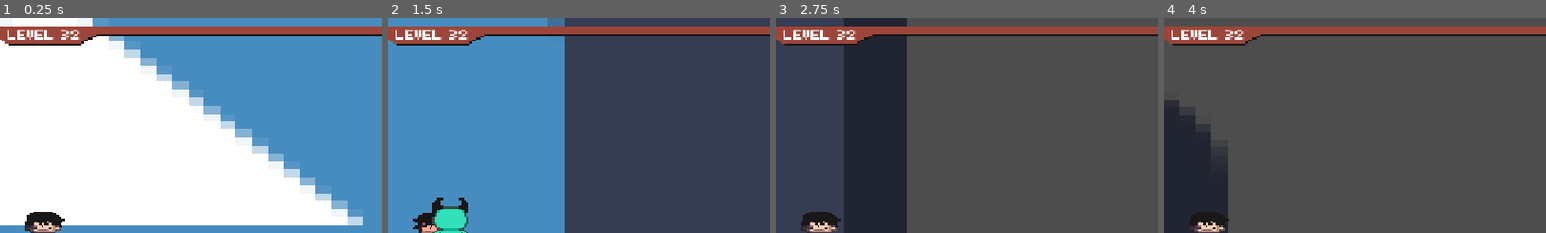
Above: before the commit, frames 1-4 (left to right).
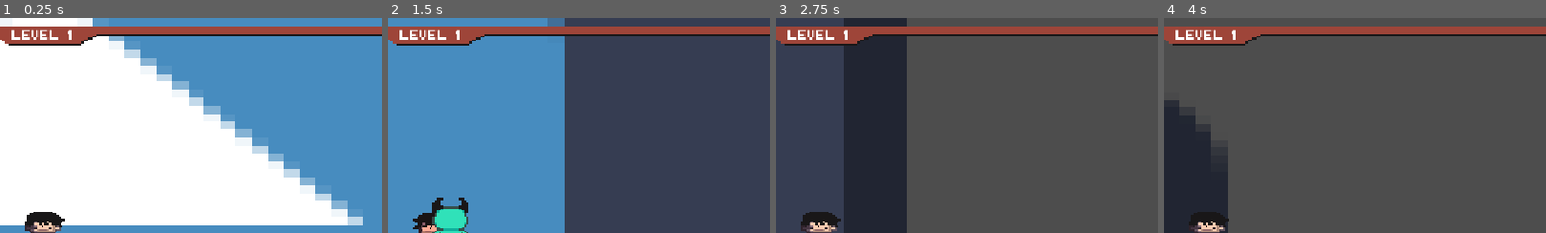
Above: after the commit, the same moments.

Repository: Gabriel-Panza/Recoil
Game: Godot game, scene res://Cenas/General/gameScene.tscn
Two runs of this game, one before a commit and one after it. Both use one fixed random seed, a clock stepped at 60 frames per second and the inputs below. The engine's default icon, where the game draws it, is replaced by a stand-in: a white triangle on a blue panel in a dark square.
Inputs (mouse positions are % of the whole screen's width and height, from its top left):
- Up to frame 1 (0.25 s): no input
- Up to frame 2 (1.5 s): tap Enter at 0.5 s; move the mouse to (72, 45) at 0.52 s; tap Space (dash) at 0.6 s; move the mouse to (30, 55) at 1.27 s; click (30, 55) at 1.35 s
- Up to frame 3 (2.75 s): move the mouse to (60, 28) at 2.02 s; tap Space (dash) at 2.1 s
- Up to frame 4 (4 s): move the mouse to (45, 70) at 2.77 s; click (45, 70) at 2.85 s; move the mouse to (80, 65) at 3.52 s; tap Space (dash) at 3.6 s
The pictures show only the part of the screen within x 44-94%, y 0-50%; the shares and areas given below are measured in that part.

The runs differ from the first frame. In frame 1, 0.5% of the frame differs, in the area x 2-21%, y 5-11%; in frame 2, 0.5%; in frame 3, 0.5%; in frame 4, 0.5%.

Commit message:
Some Adjustments

Diff:
--- a/Cenas/HUDs/HUD.tscn
+++ b/Cenas/HUDs/HUD.tscn
@@ -96,7 +96,7 @@
 theme_override_colors/font_color = Color(1, 1, 1, 1)
 theme_override_fonts/font = ExtResource("3_7w3ya")
 theme_override_font_sizes/font_size = 15
-text = "Level 32"
+text = "Level 1"
 horizontal_alignment = 1
 
 [node name="ProgressBar" type="TextureProgressBar" parent="." unique_id=1518424678]
--- a/project.godot
+++ b/project.godot
@@ -83,6 +83,7 @@
 dash={
 "deadzone": 0.2,
 "events": [Object(InputEventKey,"resource_local_to_scene":false,"resource_name":"","device":-1,"window_id":0,"alt_press …(191 unchanged characters)…
+, Object(InputEventKey,"resource_local_to_scene":false,"resource_name":"","device":-1,"window_id":0,"alt_pressed":false,"shift_pressed":false,"ctrl_pressed":false,"meta_pressed":false,"pressed":false,"keycode":0,"physical_keycode":4194325,"key_label":0,"unicode":0,"location":0,"echo":false,"script":null)
 ]
 }
 shoot={
